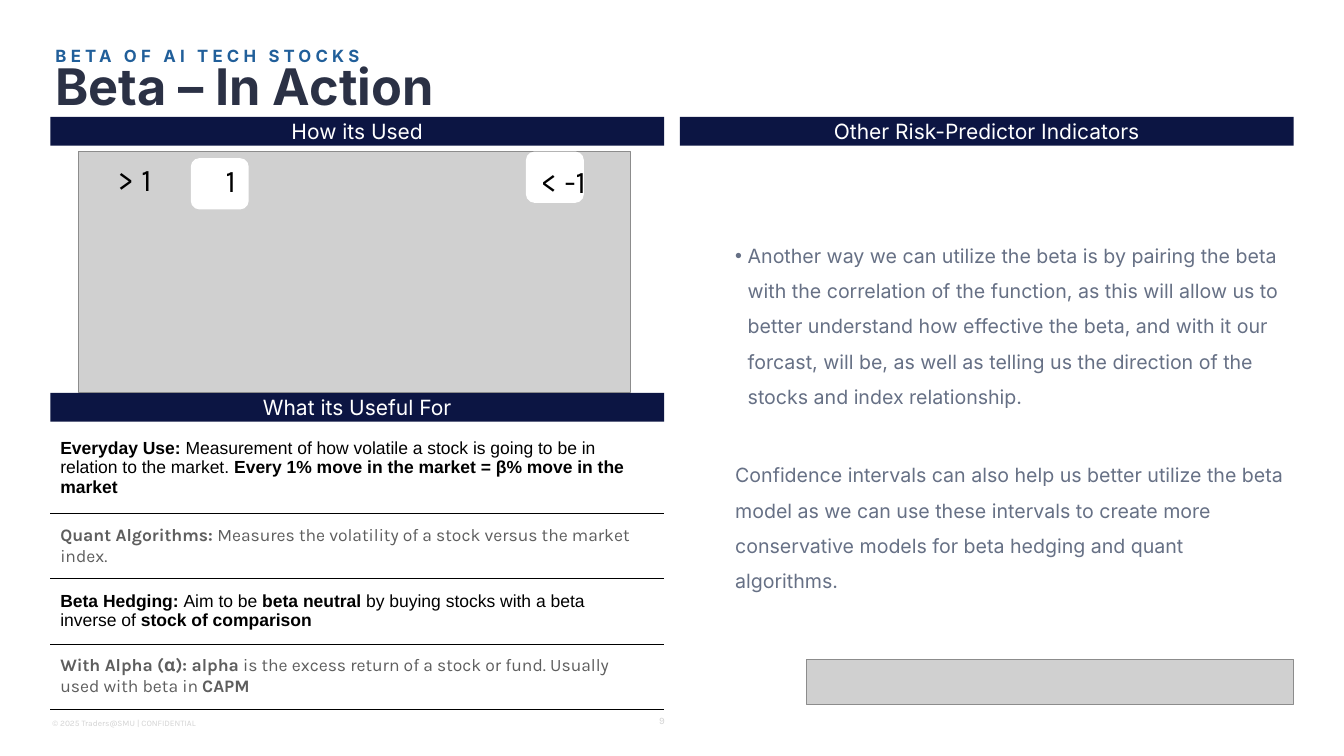
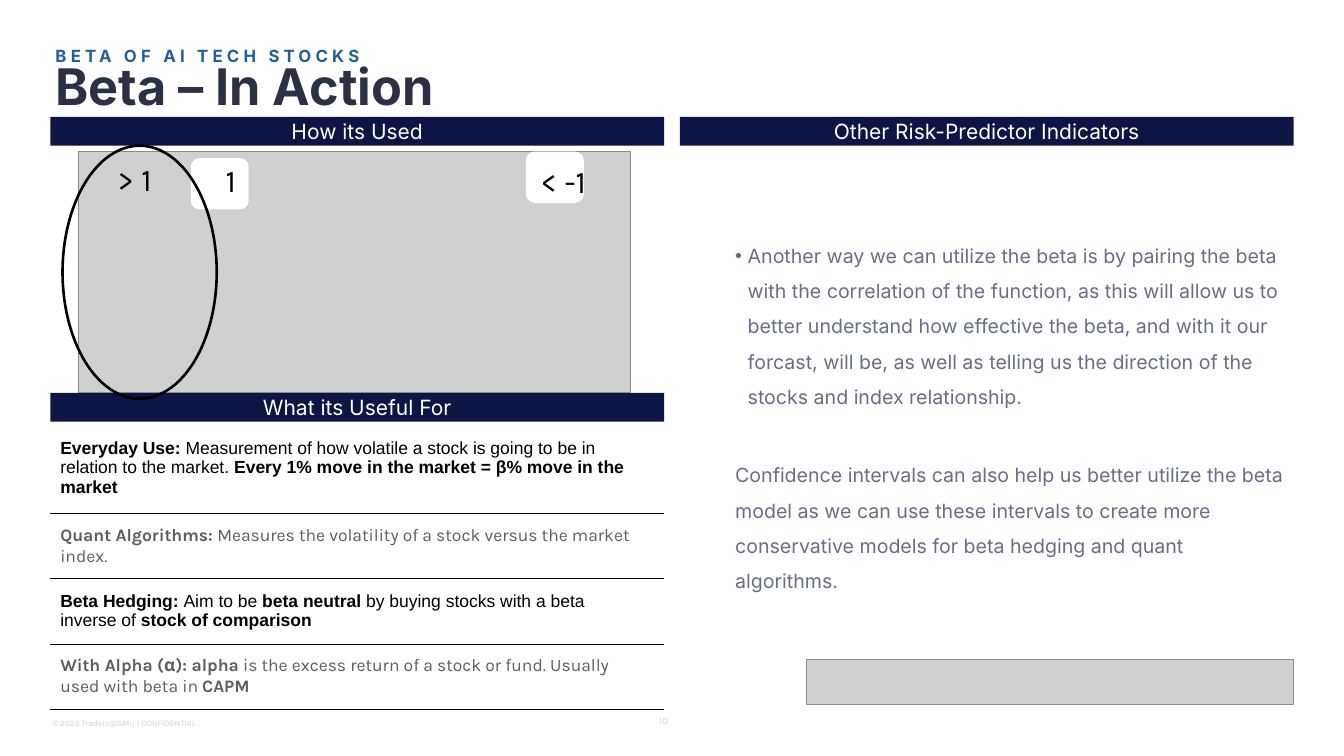
Before and after one commit to Traders-SMU/traders-smu-final-project-submission-dxerg123, a slide deck: slide 10 of Beta of AI Tech Stocks.pptx (slide 9 before the commit). Drawn at 1344x756 pixels with LibreOffice and Linux fonts; fonts in the diff are those of the drawing; grey boxes stand for pictures; background and template pictures are left out. Boxes give left, top, right and bottom in pixels: in the first picture for what was removed or moved away, otherwise in the second. Text is boxed around its words. In the diff, an @@ line names an element or a change of style, - is before the commit and + after.

```diff
--- a/Beta of AI Tech Stocks.pptx
+++ b/Beta of AI Tech Stocks.pptx
@@ ellipse added at [62,146,217,399], outline #000000 3.75 pt @@
@@ page number at [659,714,668,727]: text changed @@
-9
+10
```
Also in this commit, not shown: 9 other slides changed, 1 slide added.
